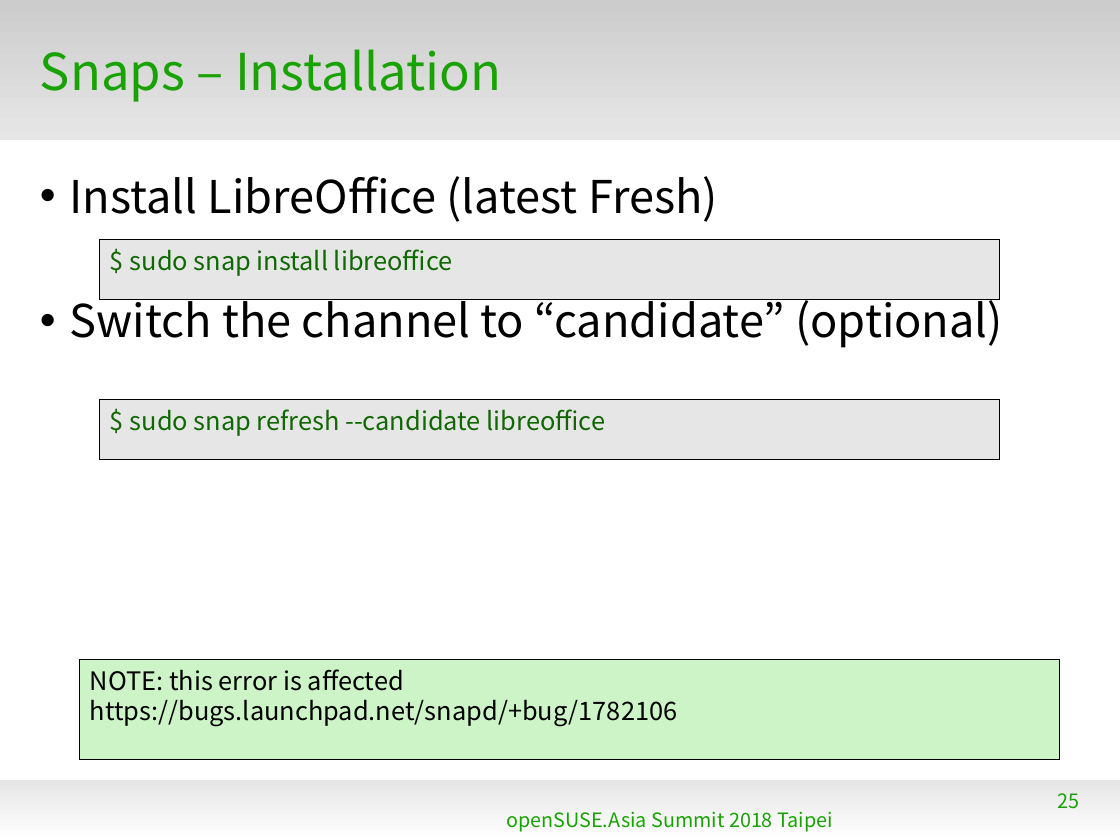
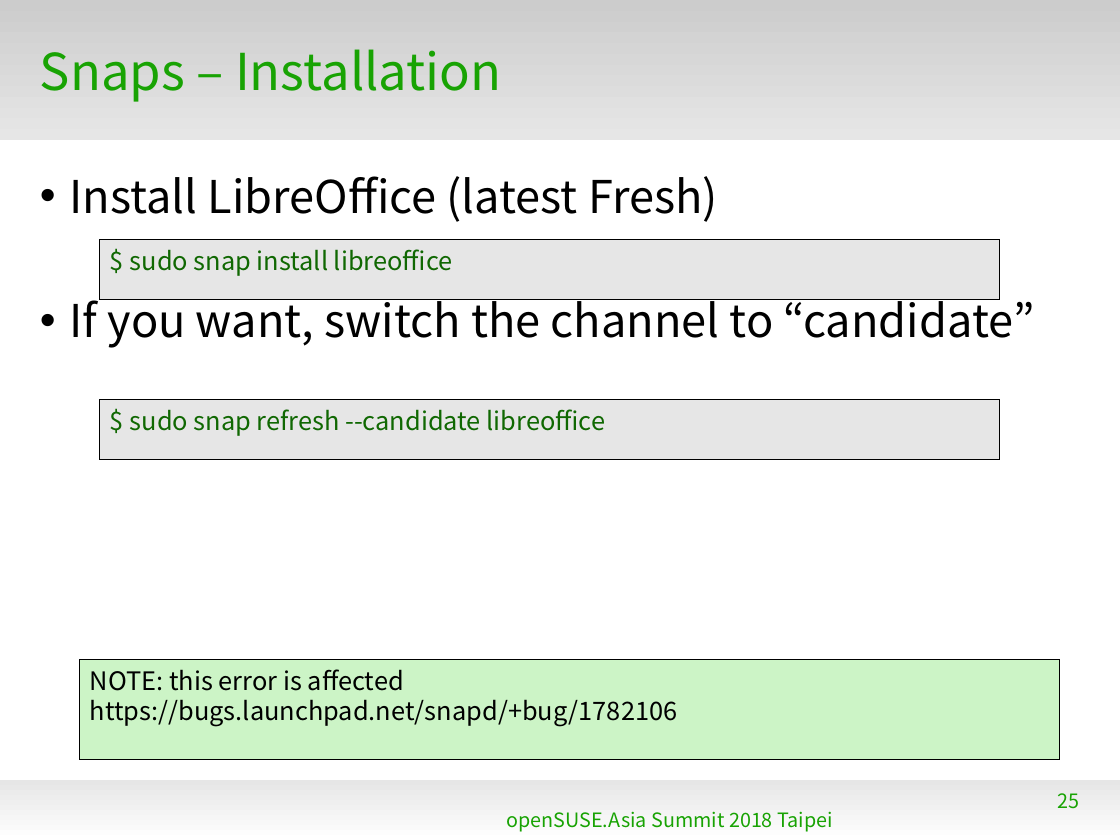
Before and after one commit to naruoga/KantoLibreOffice, a slide deck: slide 25 of 2018-08-openSUSEasia/LatestLibreOffice-openSUSEAsia2018.odp. Drawn at 1120x840 pixels with LibreOffice and Linux fonts; fonts in the diff are those of the drawing; background and template pictures are left out. Boxes give left, top, right and bottom in pixels: in the first picture for what was removed or moved away, otherwise in the second. Text is boxed around its words. In the diff, an @@ line names an element or a change of style, - is before the commit and + after.

```diff
--- a/2018-08-openSUSEasia/LatestLibreOffice-openSUSEAsia2018.odp
+++ b/2018-08-openSUSEasia/LatestLibreOffice-openSUSEAsia2018.odp
@@ text at box(70, 291, 1035, 348): text changed @@
-• Switch the channel to “candidate” (optional)
+• If you want, switch the channel to “candidate”
```
Also in this commit, not shown: 3 other slides changed.
